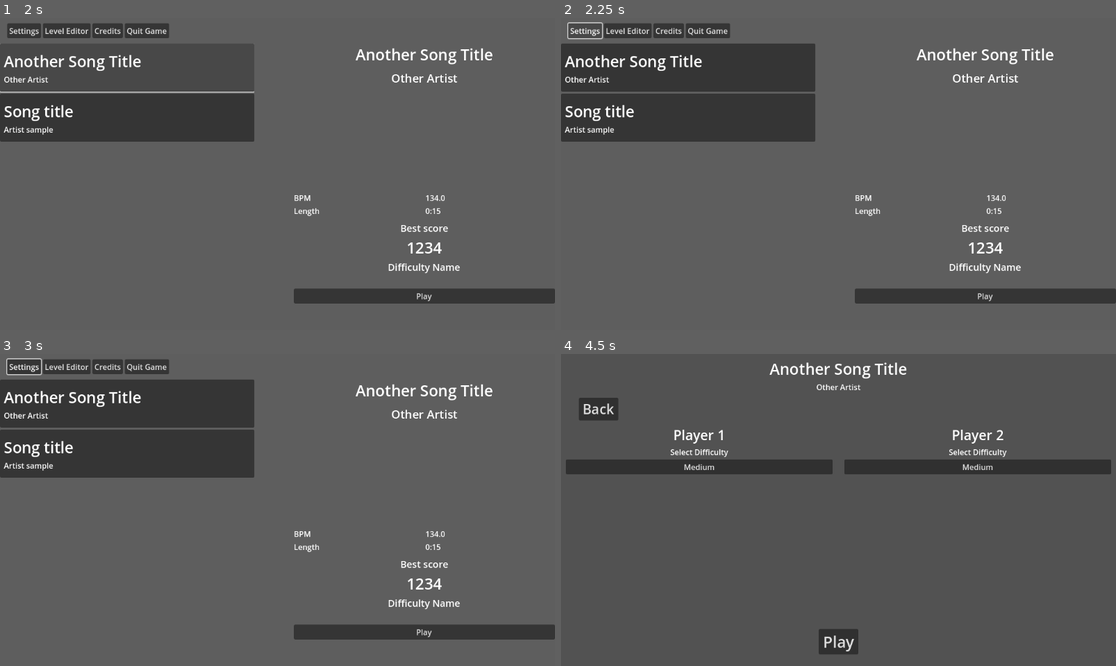
Above: before the commit, frames 1-4 (two rows, left to right).
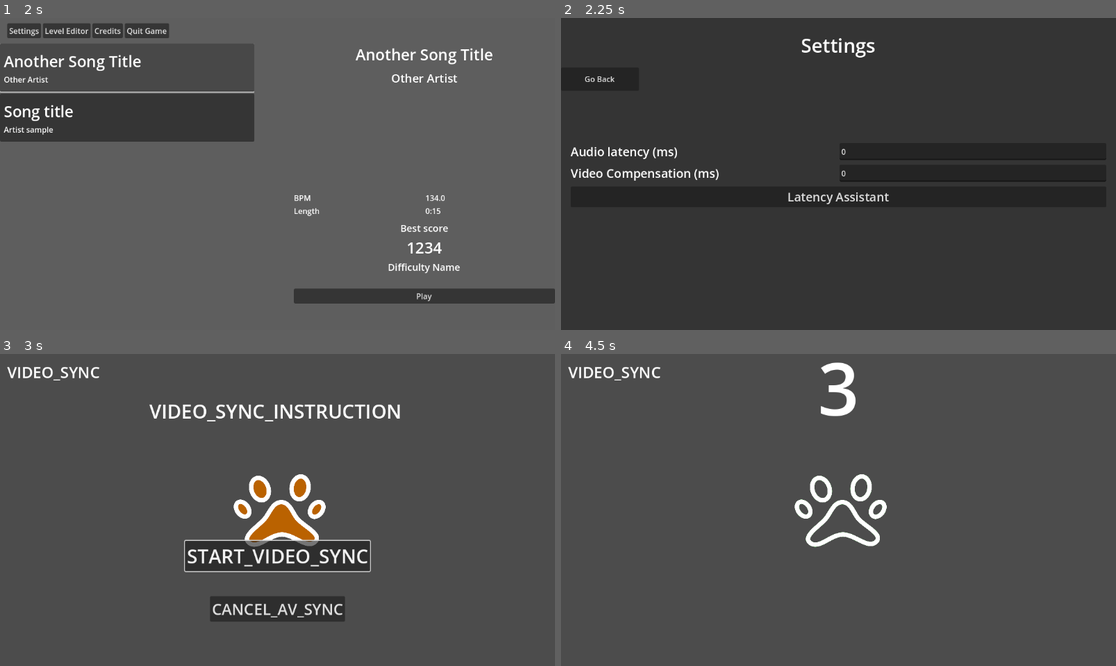
Above: after the commit, the same moments.

Repository: sendoestudio/guitarrada
Game: Godot game, scene res://scenes/title_scene.tscn
Two runs of this game, one before a commit and one after it. Both use one fixed random seed, a clock stepped at 60 frames per second and the inputs below. Sound files missing from this copy of the repository are replaced by a short silence.
Inputs (mouse positions are in pixels of both pictures, inside the frame that each line leads up to):
- Up to frame 1 (2 s): click "Start" at 0.5 s; click (127, 67) at 1.27 s
- Up to frame 2 (2.25 s): click "Settings" at 2 s
- Up to frame 3 (3 s): click (277, 531) at 2.75 s, where only the run after the commit has a clickable "Latency Assistant"
- Up to frame 4 (4.5 s): click (838, 556) at 3.5 s, where only the run after the commit has a clickable "START_VIDEO_SYNC"; click (982, 631) at 4.25 s, where only the run before the commit has a clickable "Play"

Frame 1 is identical in both runs. In frame 2, 83% of the frame differs, in the area x 0-100%, y 0-100%; in frame 3, 10%; in frame 4, 8.2%.

Commit message:
settings menu implementation

Diff:
--- a/scenes/level_editor_scene.tscn
+++ b/scenes/level_editor_scene.tscn
@@ -577,6 +577,7 @@
 layout_mode = 2
 
 [node name="Pointer" type="Control" parent="ScrollContainer/Control"]
+visible = false
 layout_mode = 1
 anchors_preset = 15
 anchor_right = 1.0
@@ -667,7 +668,7 @@
 
 [node name="Button2" type="Button" parent="NoteOptionsControl/HBoxContainer"]
 layout_mode = 2
-text = "Add Length"
+text = "Add/Edit Length"
 
 [node name="Button3" type="Button" parent="NoteOptionsControl/HBoxContainer"]
 layout_mode = 2
--- /dev/null
+++ b/scenes/settings_scene.tscn
@@ -0,0 +1,95 @@
+[gd_scene load_steps=2 format=3 uid="uid://c431bcu31vqxx"]
+
+[ext_resource type="Script" uid="uid://bea3a8nv8pdei" path="res://scripts/settings.gd" id="1_kqt80"]
+
+[node name="Control" type="Control"]
+layout_mode = 3
+anchors_preset = 15
+anchor_right = 1.0
+anchor_bottom = 1.0
+grow_horizontal = 2
+grow_vertical = 2
+script = ExtResource("1_kqt80")
+
+[node name="ColorRect" type="ColorRect" parent="."]
+layout_mode = 1
+anchors_preset = 15
+anchor_right = 1.0
+anchor_bottom = 1.0
+grow_horizontal = 2
+grow_vertical = 2
+color = Color(0.20511743, 0.20511743, 0.20511743, 1)
+
+[node name="MarginContainer" type="MarginContainer" parent="ColorRect"]
+layout_mode = 1
+anchors_preset = 14
+anchor_top = 0.5
+anchor_right = 1.0
+anchor_bottom = 0.5
+offset_top = -164.0
+offset_bottom = 169.0
+grow_horizontal = 2
+grow_vertical = 2
+theme_override_constants/margin_left = 20
+theme_override_constants/margin_right = 20
+
+[node name="VBoxContainer" type="VBoxContainer" parent="ColorRect/MarginContainer"]
+layout_mode = 2
+theme_override_constants/separation = 10
+alignment = 1
+
+[node name="AudioHBoxContainer" type="HBoxContainer" parent="ColorRect/MarginContainer/VBoxContainer"]
+layout_mode = 2
+
+[node name="Label" type="Label" parent="ColorRect/MarginContainer/VBoxContainer/AudioHBoxContainer"]
+layout_mode = 2
+size_flags_horizontal = 3
+theme_override_font_sizes/font_size = 25
+text = "Audio latency (ms)"
+
+[node name="LineEdit" type="LineEdit" parent="ColorRect/MarginContainer/VBoxContainer/AudioHBoxContainer"]
+layout_mode = 2
+size_flags_horizontal = 3
+virtual_keyboard_type = 2
+
+[node name="VideoHBoxContainer" type="HBoxContainer" parent="ColorRect/MarginContainer/VBoxContainer"]
+layout_mode = 2
+
+[node name="Label" type="Label" parent="ColorRect/MarginContainer/VBoxContainer/VideoHBoxContainer"]
+layout_mode = 2
+size_flags_horizontal = 3
+theme_override_font_sizes/font_size = 25
+text = "Video Compensation (ms)"
+
+[node name="LineEdit" type="LineEdit" parent="ColorRect/MarginContainer/VBoxContainer/VideoHBoxContainer"]
+layout_mode = 2
+size_flags_horizontal = 3
+virtual_keyboard_type = 2
+
+[node name="AssistantButton" type="Button" parent="ColorRect/MarginContainer/VBoxContainer"]
+layout_mode = 2
+theme_override_font_sizes/font_size = 25
+text = "Latency Assistant"
+
+[node name="Label" type="Label" parent="."]
+layout_mode = 1
+anchors_preset = 10
+anchor_right = 1.0
+offset_bottom = 113.0
+grow_horizontal = 2
+theme_override_font_sizes/font_size = 40
+text = "Settings"
+horizontal_alignment = 1
+vertical_alignment = 1
+
+[node name="BackButton" type="Button" parent="."]
+layout_mode = 0
+offset_top = 103.0
+offset_right = 162.0
+offset_bottom = 151.0
+text = "Go Back"
+
+[connection signal="text_changed" from="ColorRect/MarginContainer/VBoxContainer/AudioHBoxContainer/LineEdit" to="." method="_on_audio_line_edit_text_changed"]
+[connection signal="text_changed" from="ColorRect/MarginContainer/VBoxContainer/VideoHBoxContainer/LineEdit" to="." method="_on_video_line_edit_text_changed"]
+[connection signal="pressed" from="ColorRect/MarginContainer/VBoxContainer/AssistantButton" to="." method="_on_assistant_button_pressed"]
+[connection signal="pressed" from="BackButton" to="." method="_on_back_button_pressed"]
--- a/scripts/latency_set.gd
+++ b/scripts/latency_set.gd
@@ -72,7 +72,7 @@
 
 
 	if current_time > 3 || current_time < 17.5:
-		#simpler implementation (do more robust eventually)
+		#simpler implementation
 		var offset : float = fmod(current_time, 1)
 		input_arrays.append(offset)
 
@@ -149,5 +149,5 @@
 	_call_return_scene()
 
 func _call_return_scene() -> void:
-	Manager.go_to_song_selection_scene()
-	#Manager.go_to_settings_scene()
+	#Manager.go_to_song_selection_scene()
+	Manager.go_to_settings_scene()
--- a/scripts/manager.gd
+++ b/scripts/manager.gd
@@ -7,9 +7,14 @@
 const difficulty_selection_path : String = "res://scenes/difficulty_selection_scene.tscn"
 const stage_path : String = "res://example_scene.tscn" #temp scene
 const result_path : String = "res://scenes/results_scene.tscn"
-const settings_path : String = ""
-const av_sync_path : String = ""
+const settings_path : String = "res://scenes/settings_scene.tscn"
+const av_sync_path : String = "res://scenes/latency_assist_control.tscn"
 const go_to_level_editor : String = ""
+
+const audio_latency_min_limit : int = 0
+const audio_latency_max_limit : int = 9999
+const video_latency_min_limit : int = 0 #use negative value in case you want to accept
+const video_latency_max_limit : int = 9999
 
 var _video_latency : float = 0
 var _audio_latency : float = 0
@@ -62,6 +67,12 @@
 
 func go_to_result_scene() -> void:
 	_go_to_scene(result_path)
+
+func go_to_latency_assistant_scene() -> void:
+	_go_to_scene(av_sync_path)
+
+func go_to_settings_scene() -> void:
+	_go_to_scene(settings_path)
 
 func _go_to_scene(scene_path) -> void:
 	if scene_path == "" || scene_path == null:
--- /dev/null
+++ b/scripts/settings.gd
@@ -0,0 +1,40 @@
+extends Control
+
+@onready var audio_latency_lineedit : LineEdit = $ColorRect/MarginContainer/VBoxContainer/AudioHBoxContainer/LineEdit
+@onready var video_latency_lineedit : LineEdit = $ColorRect/MarginContainer/VBoxContainer/VideoHBoxContainer/LineEdit
+
+
+var previous_audio_value = "0"
+var previous_video_value = "0"
+
+func _ready() -> void:
+	audio_latency_lineedit.text = str(Manager.get_audio_latency_in_ms())
+	video_latency_lineedit.text = str(Manager.get_video_latency_in_ms())
+
+
+func _on_assistant_button_pressed() -> void:
+	Manager.go_to_latency_assistant_scene()
+
+
+func _on_back_button_pressed() -> void:
+	Manager.go_to_song_selection_scene()
+
+
+
+func _on_video_line_edit_text_changed(new_text: String) -> void:
+	if new_text.is_valid_int():
+		var proposed_value = int(new_text)
+		if proposed_value >= Manager.video_latency_min_limit && proposed_value <= Manager.video_latency_max_limit:
+			previous_video_value = new_text
+			Manager.set_video_latency(proposed_value)
+
+	video_latency_lineedit.text = previous_video_value
+
+func _on_audio_line_edit_text_changed(new_text: String) -> void:
+	if new_text.is_valid_int():
+		var proposed_value = new_text.to_int()
+		if proposed_value >= Manager.audio_latency_min_limit && proposed_value <= Manager.audio_latency_max_limit:
+			previous_audio_value = new_text
+			Manager.set_audio_latency(proposed_value)
+
+	audio_latency_lineedit.text = previous_audio_value
--- a/scripts/ui_difficulty_selection_panel.gd
+++ b/scripts/ui_difficulty_selection_panel.gd
@@ -70,6 +70,7 @@
 
 func _set_player(difficulty_chart):
 	Manager.current_player_chart_difficulty[player_index] = difficulty_chart
+	confirmed_diff_label.text = difficulty_chart
 
 	selection_vbox_container.visible = false
 	confirmed_vbox_container.visible = true
--- a/scripts/ui_song_selection.gd
+++ b/scripts/ui_song_selection.gd
@@ -20,4 +20,4 @@
 
 
 func _on_settings_button_pressed() -> void:
-	pass # Replace with function body.
+	Manager.go_to_settings_scene()
Not shown, added: scripts/settings.gd.uid
